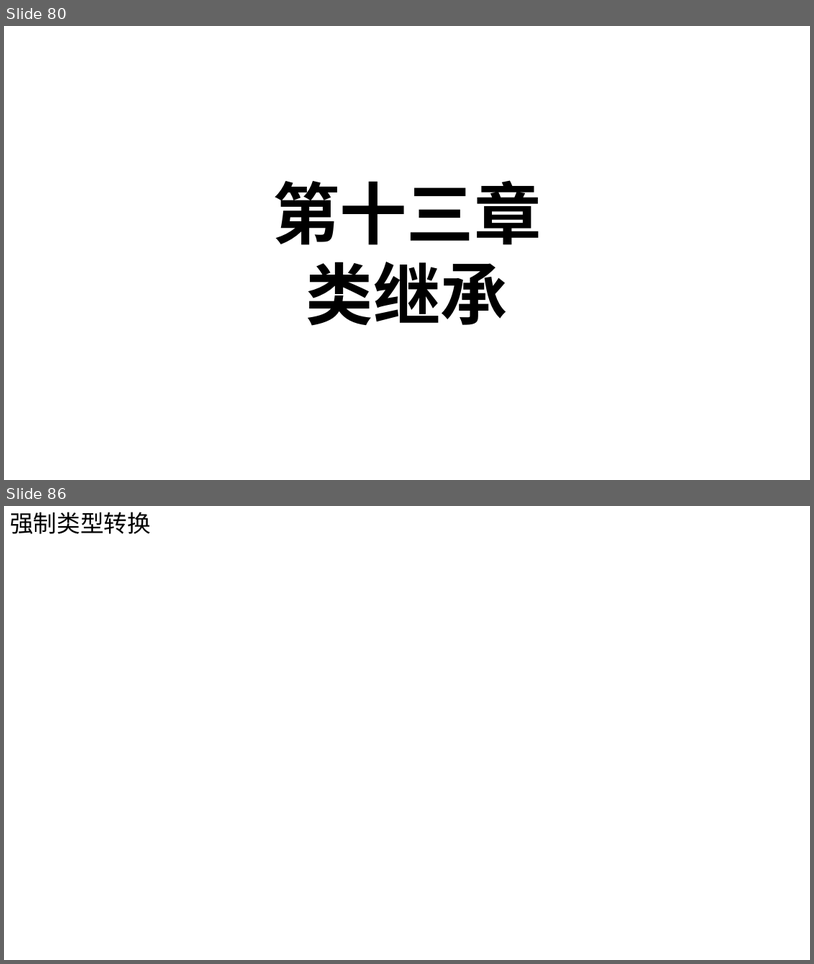
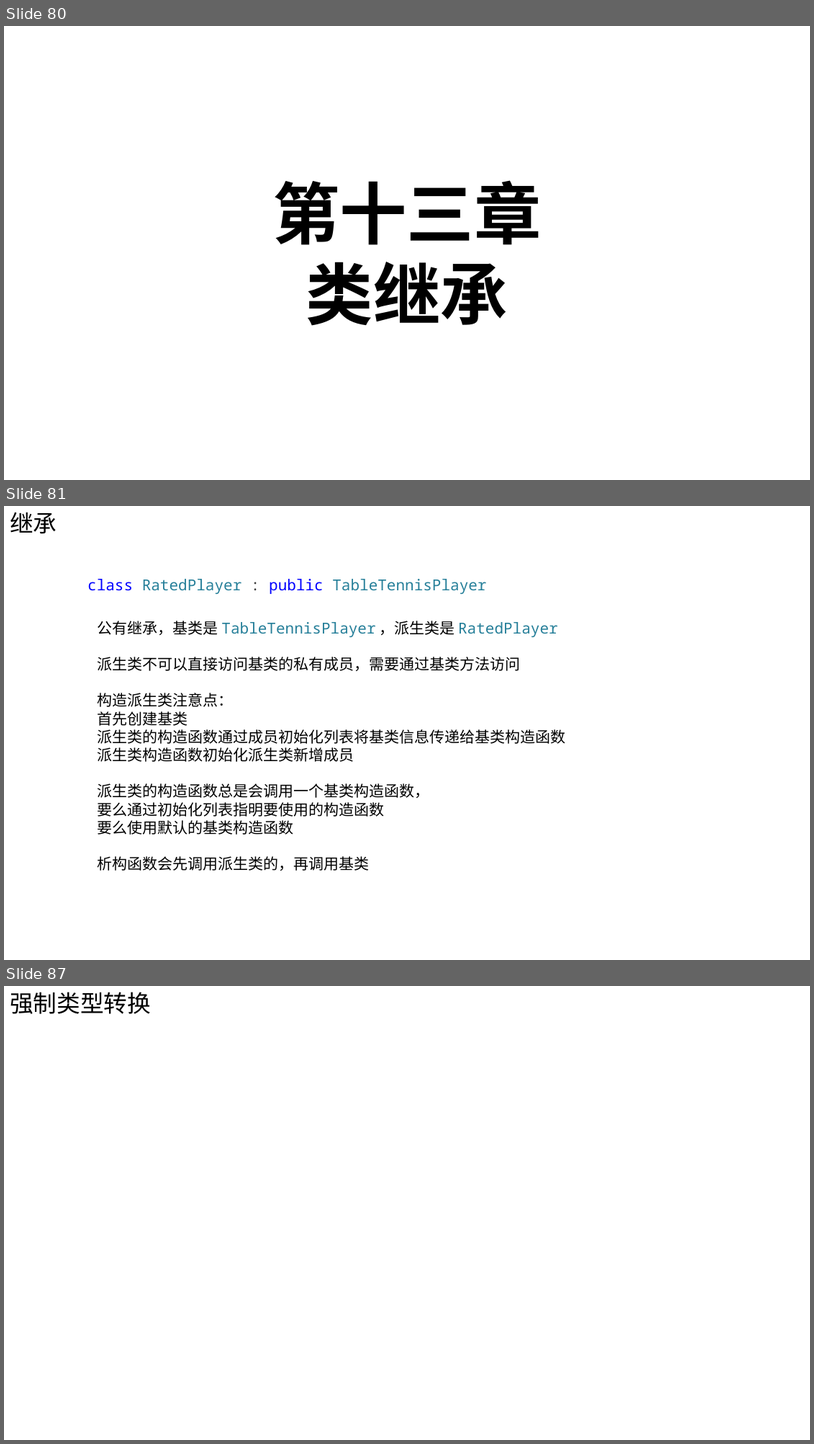
Before and after one commit to Chao200/CPP_Primer_Plus, a slide deck: C++ Primer Plus.pptx. Shown one above the other, each under a label of ours: slides 80 and 86 before the commit, slides 80, 81 and 87 after it; the slides between them are not shown. The pictures are 814x964 and 814x1444 pixels, drawn with LibreOffice and Linux fonts; fonts in the diff are those of the drawing. Boxes give left, top, right and bottom in pixels: in the first picture for what was removed or moved away, otherwise in the second. Text is boxed around its words. In the diff, an @@ line names an element or a change of style, - is before the commit and + after.

```diff
--- a/C++ Primer Plus.pptx
+++ b/C++ Primer Plus.pptx
@@ slide 81 added at [4,506,810,960], background #FFFFFF @@
@@ text added at [10,512,57,534], 28 pt, text #000000 @@
+继承
@@ text added at [88,579,486,594], 18 pt, text #267F99 @@
+class RatedPlayer : public TableTennisPlayer
@@ text added at [98,620,566,870], 18 pt, text #000000 @@
+公有继承，基类是 TableTennisPlayer ，派生类是 RatedPlayer
+派生类不可以直接访问基类的私有成员，需要通过基类方法访问
+构造派生类注意点：
+首先创建基类
+派生类的构造函数通过成员初始化列表将基类信息传递给基类构造函数
+派生类构造函数初始化派生类新增成员
+派生类的构造函数总是会调用一个基类构造函数，
+要么通过初始化列表指明要使用的构造函数
+要么使用默认的基类构造函数
+析构函数会先调用派生类的，再调用基类
@@ what was slide 86 is now slide 87 @@
```
Also in this commit, not shown: 5 other slides added, 5 slides removed.
